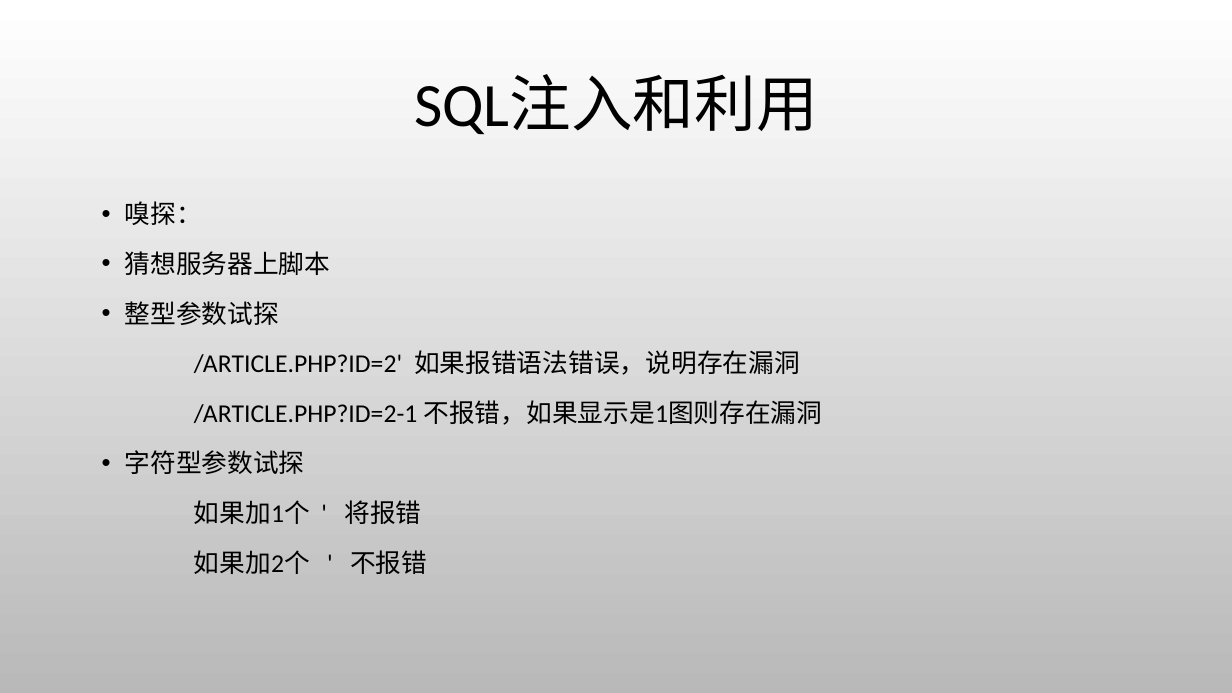
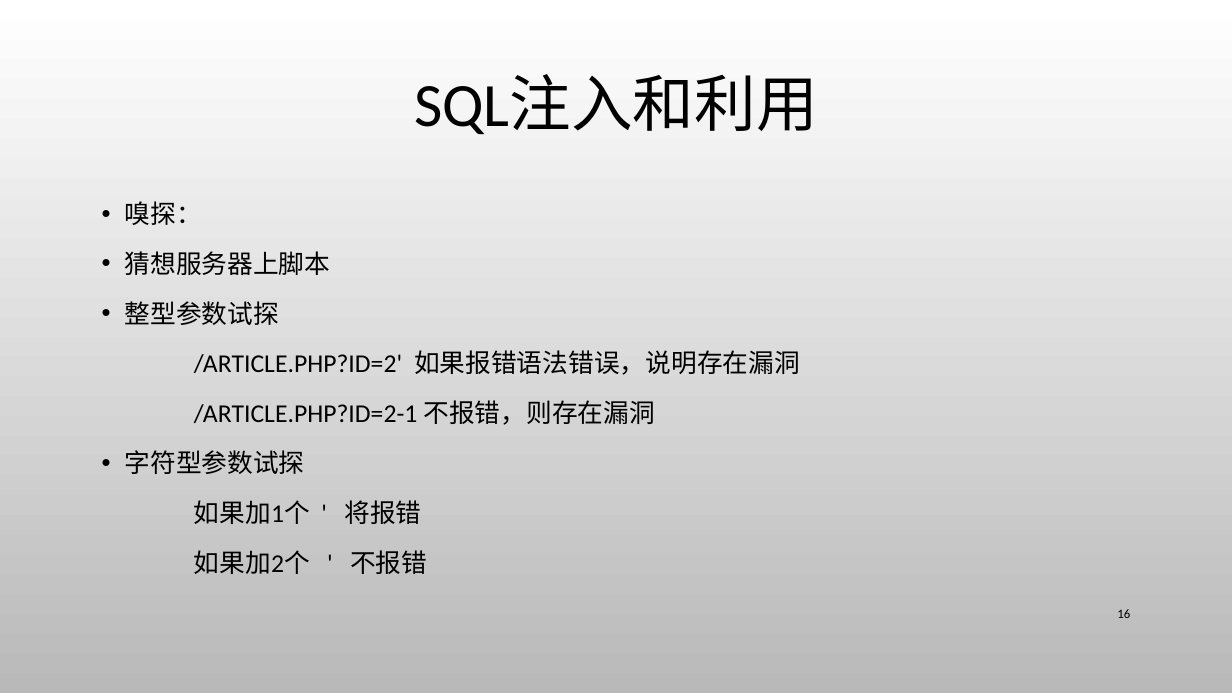
Before and after one commit to CUCCS/ns, a slide deck: slide 16 of 2016-2/zc_snRNA/FlippedClassroom_FromSqlInjectionToShell/From SQL injection to Shell.pptx (slide 12 before the commit). Drawn at 1232x693 pixels with LibreOffice and Linux fonts; fonts in the diff are those of the drawing; background and template pictures are left out. Boxes give left, top, right and bottom in pixels: in the first picture for what was removed or moved away, otherwise in the second. Text is boxed around its words. In the diff, an @@ line names an element or a change of style, - is before the commit and + after.

```diff
--- a/2016-2/zc_snRNA/FlippedClassroom_FromSqlInjectionToShell/From SQL injection to Shell.pptx
+++ b/2016-2/zc_snRNA/FlippedClassroom_FromSqlInjectionToShell/From SQL injection to Shell.pptx
@@ text at box(194, 400, 655, 425): text changed @@
-/ARTICLE.PHP?ID=2-1 不报错，如果显示是1图则存在漏洞
+/ARTICLE.PHP?ID=2-1 不报错，则存在漏洞
@@ page number added at box(1117, 609, 1130, 618), 10 pt, text #000000 @@
+16
```
Also in this commit, not shown: 20 other slides changed, 11 slides added, 7 slides removed.
